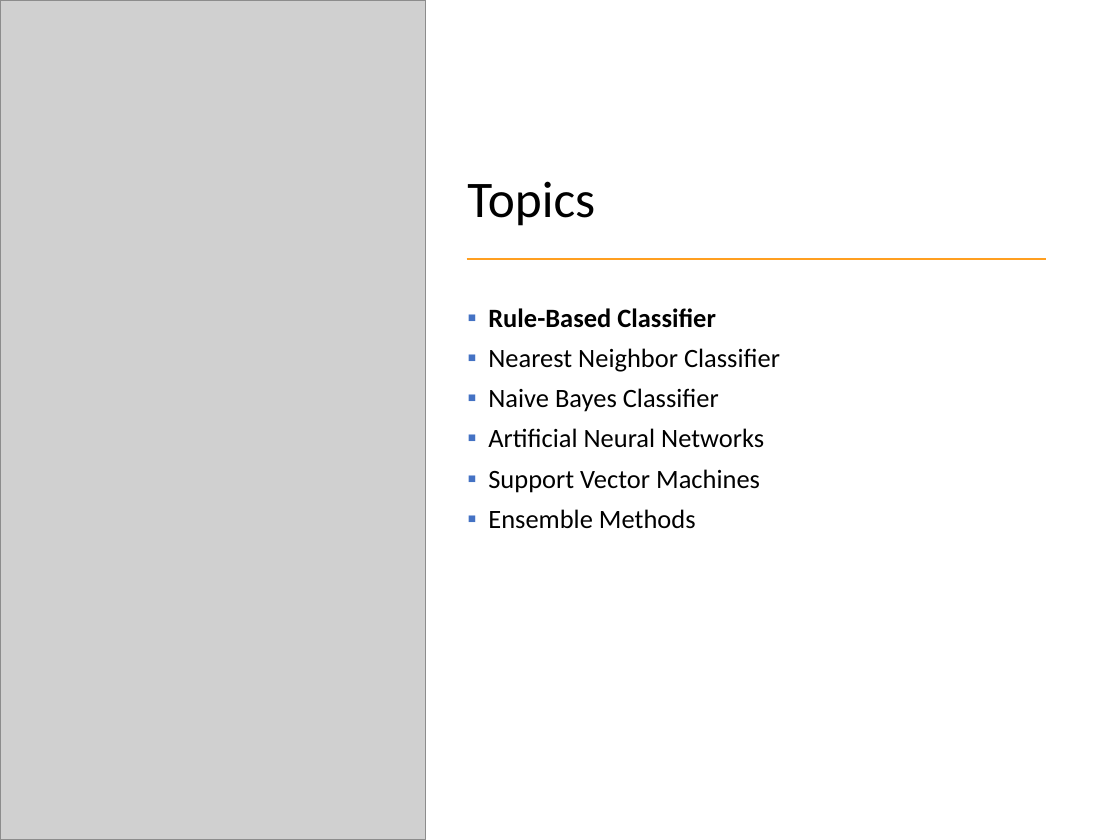
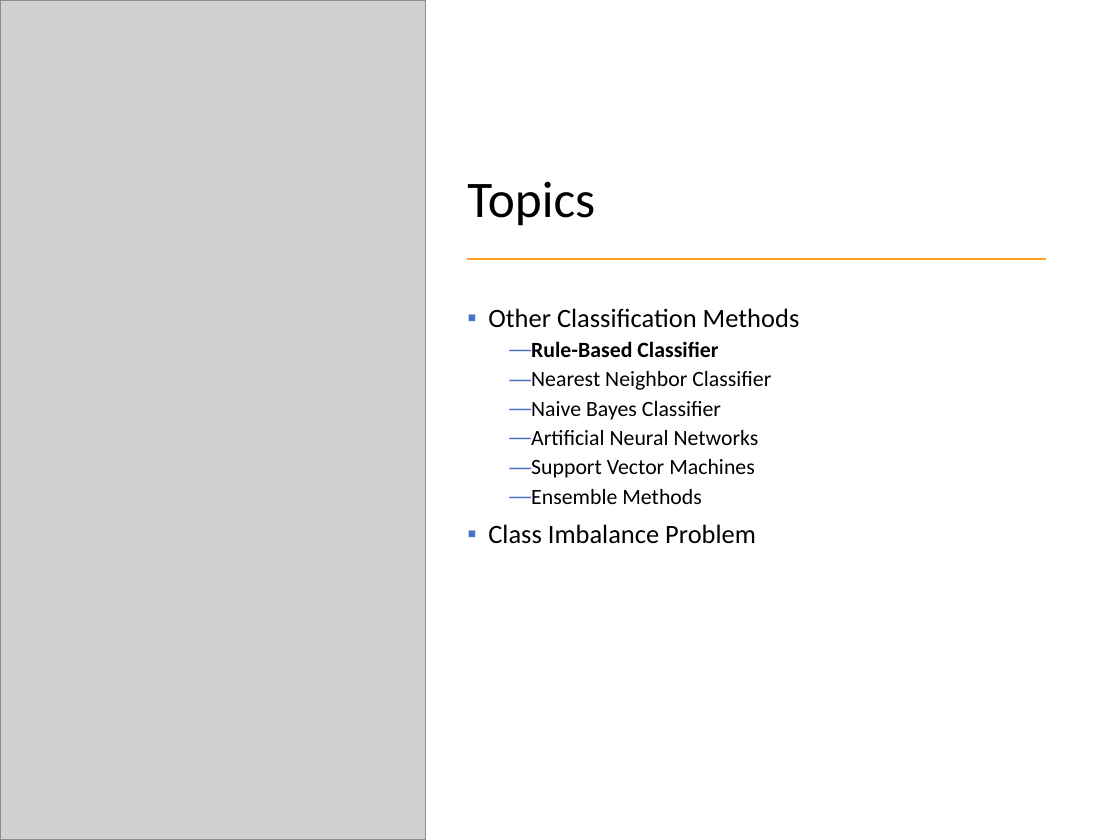
Before and after one commit to mhahsler/Introduction_to_Data_Mining_R_Examples, a slide deck: slide 3 of slides/chap4_alternative_classification.pptx. Drawn at 1120x840 pixels with LibreOffice and Linux fonts; fonts in the diff are those of the drawing; grey boxes stand for pictures. Boxes give left, top, right and bottom in pixels: in the first picture for what was removed or moved away, otherwise in the second. Text is boxed around its words. In the diff, an @@ line names an element or a change of style, - is before the commit and + after.

```diff
--- a/slides/chap4_alternative_classification.pptx
+++ b/slides/chap4_alternative_classification.pptx
@@ text at box(488, 308, 800, 328): paragraph added @@
+▪ Other Classification Methods
@@ text at box(531, 341, 771, 504): size 17 to 14 pt in "Rule-Based Classifier", "Nearest Neighbor Classifier", "Naive Bayes Classifier", "Artificial Neural Networks" and 2 more places; bullet ▪ to —; list level 1 to 2 in "Rule-Based Classifier"; list level 1 to 2 in "Nearest Neighbor Classifier"; list level 1 to 2 in "Naive Bayes Classifier"; list level 1 to 2 in "Artificial Neural Networks"; list level 1 to 2 in "Support Vector Machines"; list level 1 to 2 in "Ensemble Methods" @@
@@ text at box(488, 524, 756, 544): paragraph added @@
+▪ Class Imbalance Problem
```
Also in this commit, not shown: 6 slides added, 2 other files.
